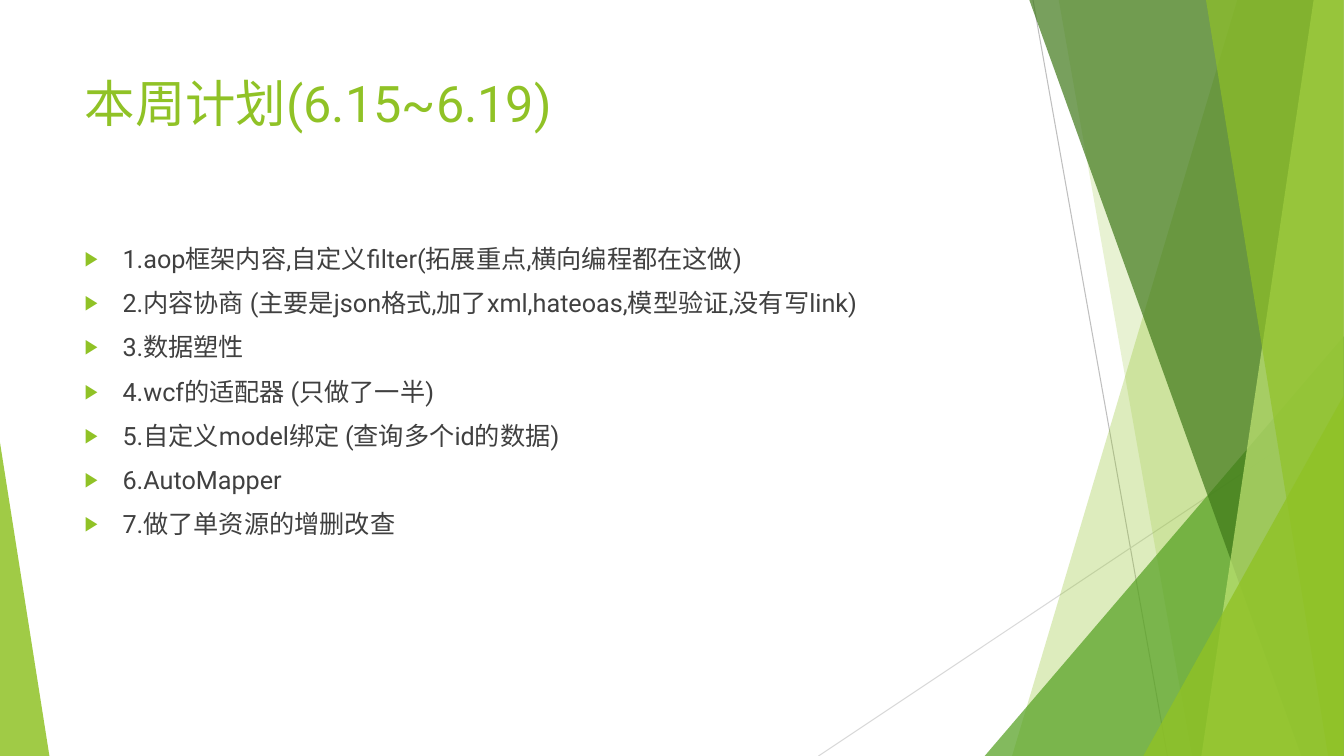
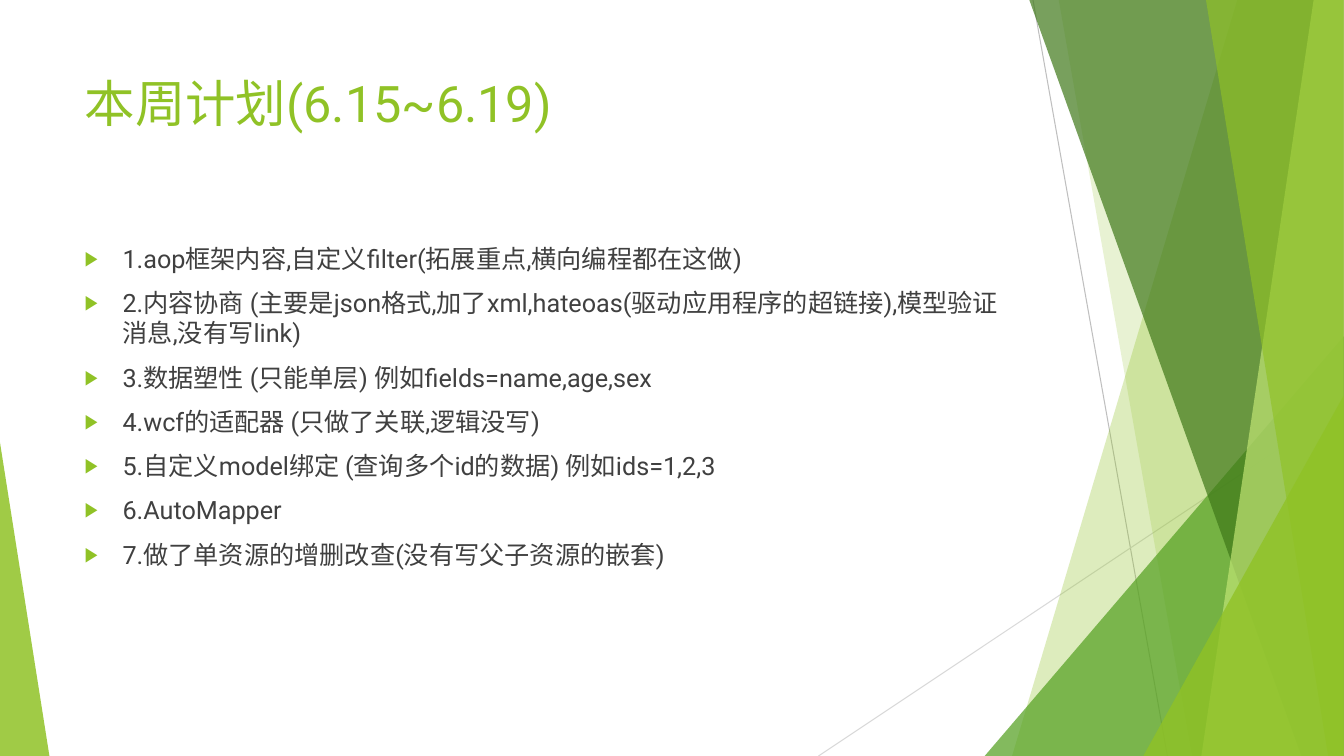
Before and after one commit to sun198986/Station, a slide deck: slide 16 of 后端设计.pptx (slide 14 before the commit). Drawn at 1344x756 pixels with LibreOffice and Linux fonts; fonts in the diff are those of the drawing. Boxes give left, top, right and bottom in pixels: in the first picture for what was removed or moved away, otherwise in the second. Text is boxed around its words. In the diff, an @@ line names an element or a change of style, - is before the commit and + after.

```diff
--- a/后端设计.pptx
+++ b/后端设计.pptx
@@ text at box(123, 290, 998, 481): text changed @@
-▶ 2.内容协商 (主要是json格式,加了xml,hateoas,模型验证,没有写link)
-▶ 3.数据塑性
-▶ 4.wcf的适配器 (只做了一半)
-▶ 5.自定义model绑定 (查询多个id的数据)
+▶ 2.内容协商 (主要是json格式,加了xml,hateoas(驱动应用程序的超链接),模型验证消息,没有写link)
+▶ 3.数据塑性 (只能单层) 例如fields=name,age,sex
+▶ 4.wcf的适配器 (只做了关联,逻辑没写)
+▶ 5.自定义model绑定 (查询多个id的数据) 例如ids=1,2,3
@@ text at box(123, 543, 665, 570): text changed @@
-▶ 7.做了单资源的增删改查
+▶ 7.做了单资源的增删改查(没有写父子资源的嵌套)
```
Also in this commit, not shown: 4 other slides changed, 1 slide added.
